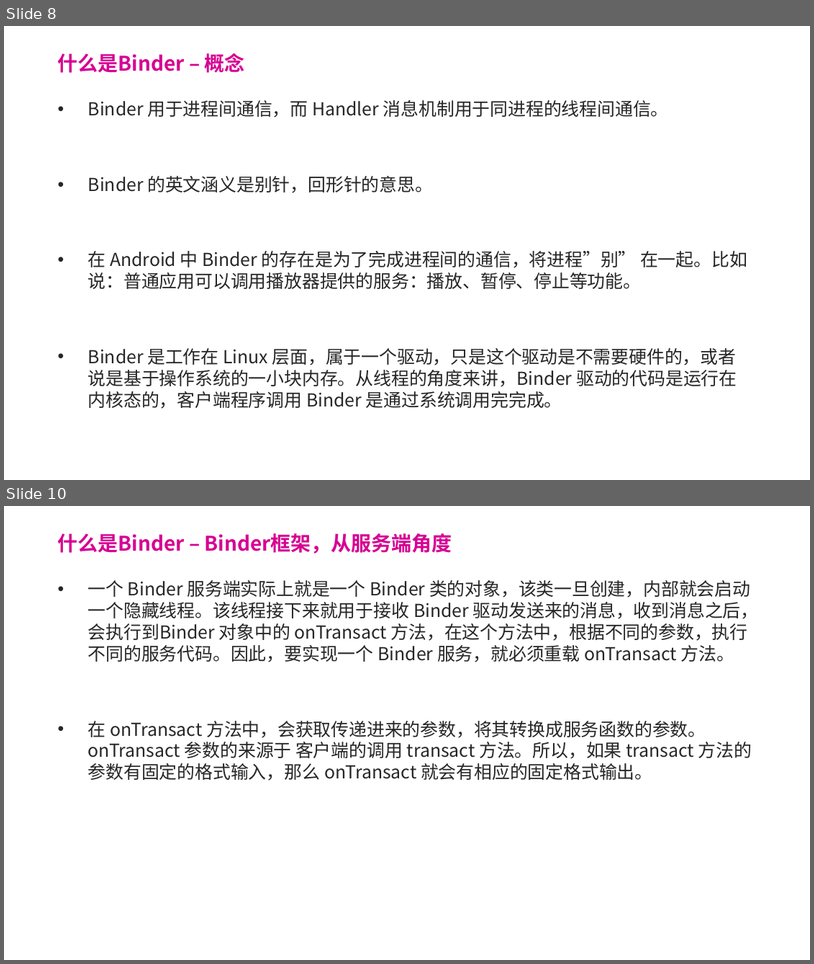
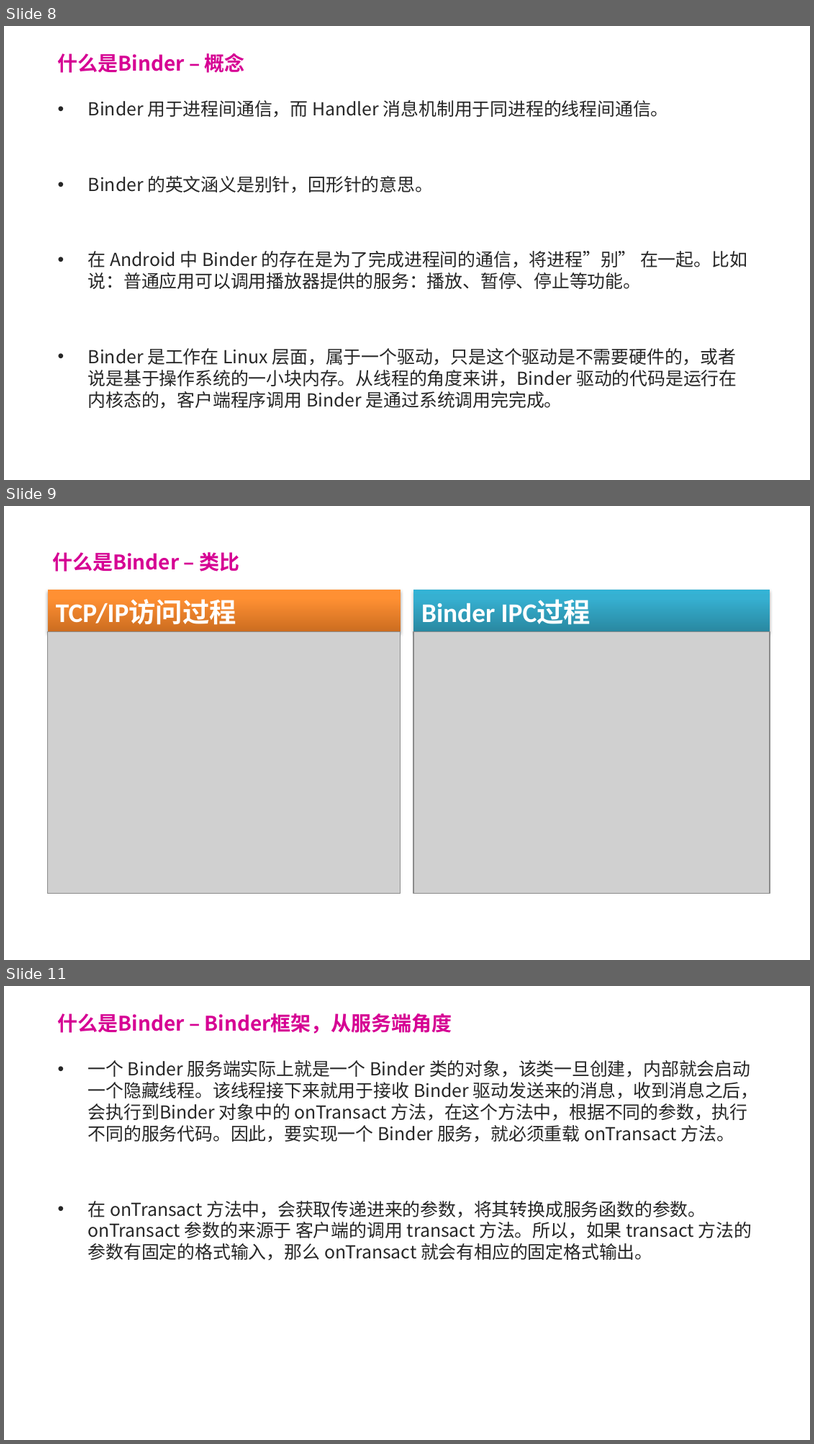
Before and after one commit to forsail/Study, a slide deck: notes/binder/binder简介.pptx. Shown one above the other, each under a label of ours: slides 8 and 10 before the commit, slides 8, 9 and 11 after it; the slides between them are not shown. The pictures are 814x964 and 814x1444 pixels, drawn with LibreOffice and Linux fonts; fonts in the diff are those of the drawing; grey boxes stand for pictures; background and template pictures are left out. Boxes give left, top, right and bottom in pixels: in the first picture for what was removed or moved away, otherwise in the second. Text is boxed around its words. In the diff, an @@ line names an element or a change of style, - is before the commit and + after.

Commit message:
[binder] 完成ppt

```diff
--- a/notes/binder/binder简介.pptx
+++ b/notes/binder/binder简介.pptx
@@ slide 9 added at [4, 506, 810, 960], background picture (left out) @@
@@ title added at [52, 552, 239, 572], 18 pt, text #D60093, bold @@
+什么是Binder – 类比
@@ text added at [47, 589, 401, 631], fill gradient #CC6E20 to #FF9034 to #FF9136, 24 pt, text #FFFFFF, bold @@
+TCP/IP访问过程
@@ text added at [414, 589, 770, 631], fill gradient #2A88A2 to #37B1D2 to #34B4D6, 24 pt, text #FFFFFF, bold @@
+Binder IPC过程
@@ picture added at [47, 632, 401, 893] @@
@@ picture added at [414, 632, 770, 893] @@
@@ what was slide 10 is now slide 11 @@
```
Also in this commit, not shown: 16 slides changed, 1 other slide added.
